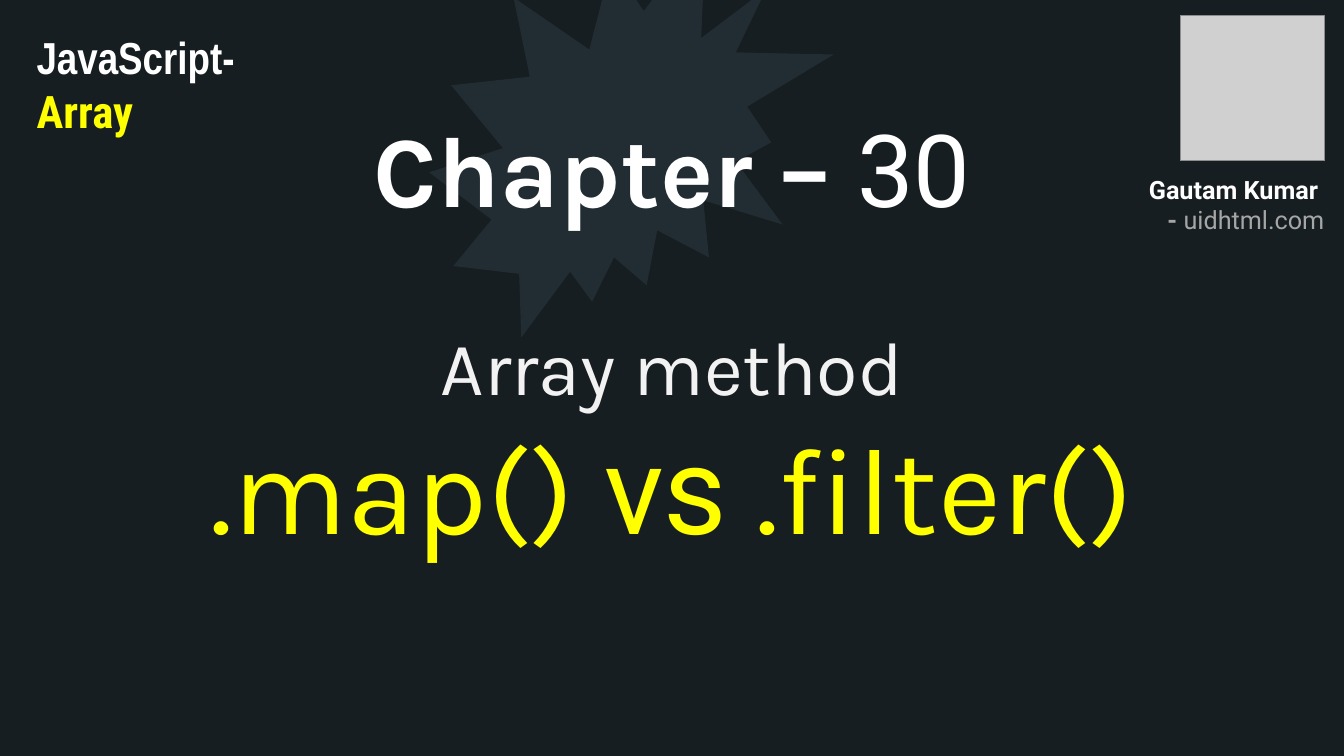
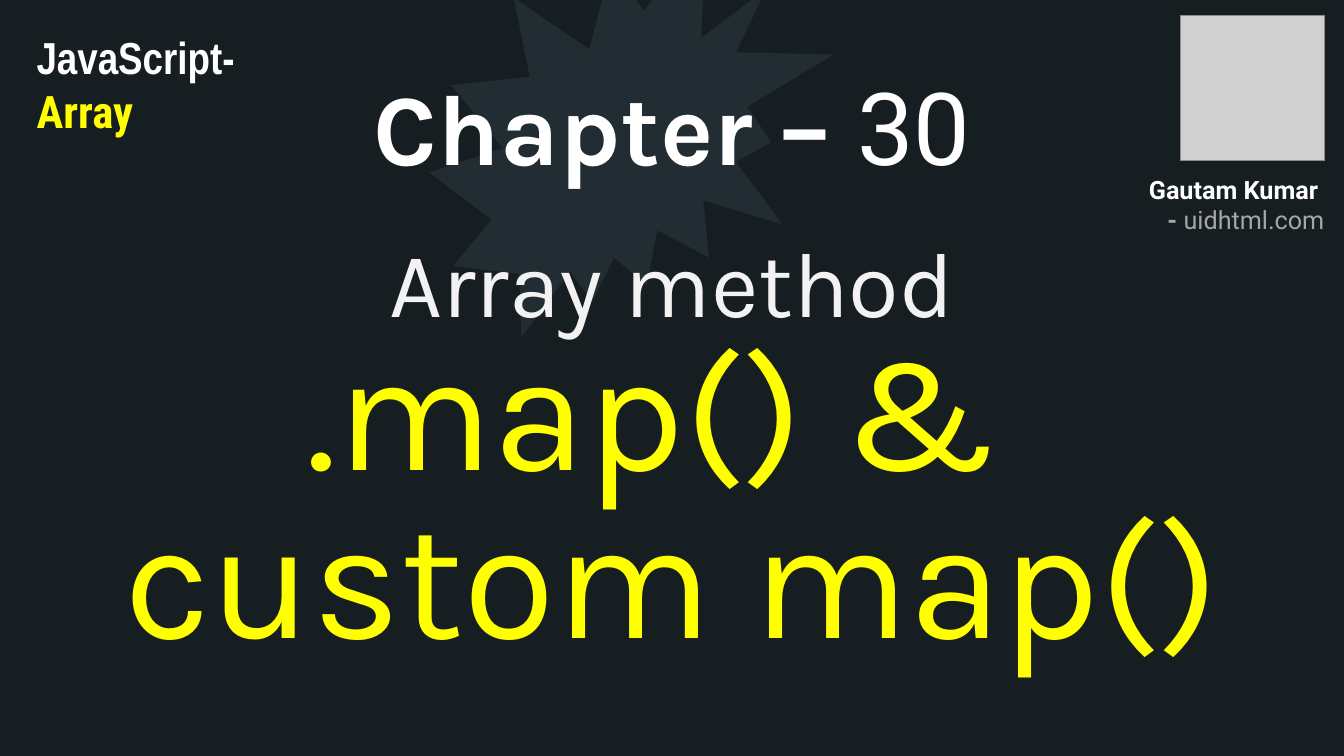
Before and after one commit to uidhtml/javascript-tutorials, a slide deck: slide 83 of Javascript Tutorials.pptx. Drawn at 1344x756 pixels with LibreOffice and Linux fonts; fonts in the diff are those of the drawing; grey boxes stand for pictures. Boxes give left, top, right and bottom in pixels: in the first picture for what was removed or moved away, otherwise in the second. Text is boxed around its words. In the diff, an @@ line names an element or a change of style, - is before the commit and + after.

Commit message:
Added till chapter 32

```diff
--- a/Javascript Tutorials.pptx
+++ b/Javascript Tutorials.pptx
@@ title "Chapter – 30": place and size @@
-title "Chapter – 30" at <box>373,134,970,230</box>
+title "Chapter – 30" at <box>373,92,970,189</box>
@@ text at <box>124,254,1219,677</box>: text changed; size 88 to 120 pt @@
-Array method
-.map() vs .filter()
+Array method
+.map() &
+custom map()
```
Also in this commit, not shown: 2 slides added, 18 other files.
